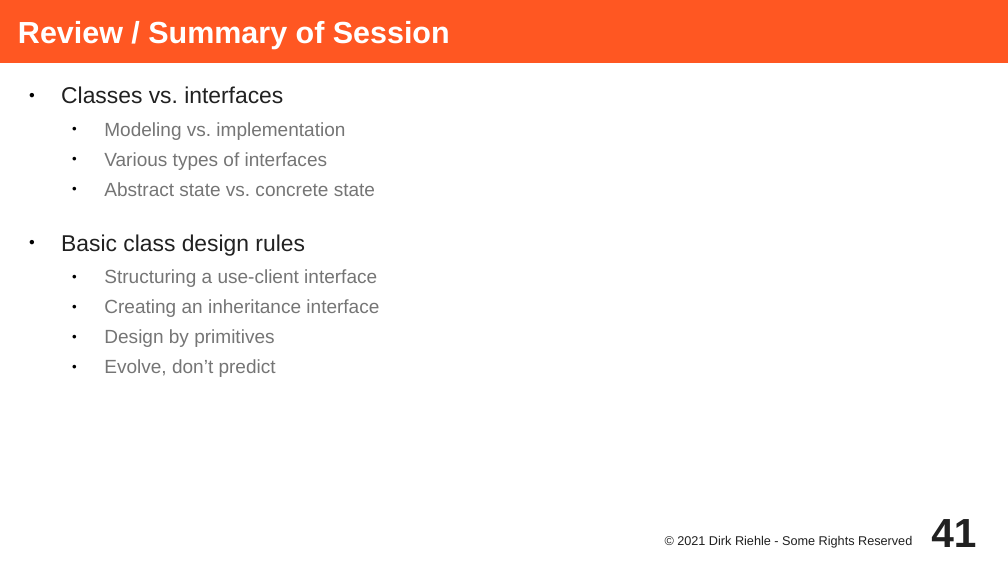
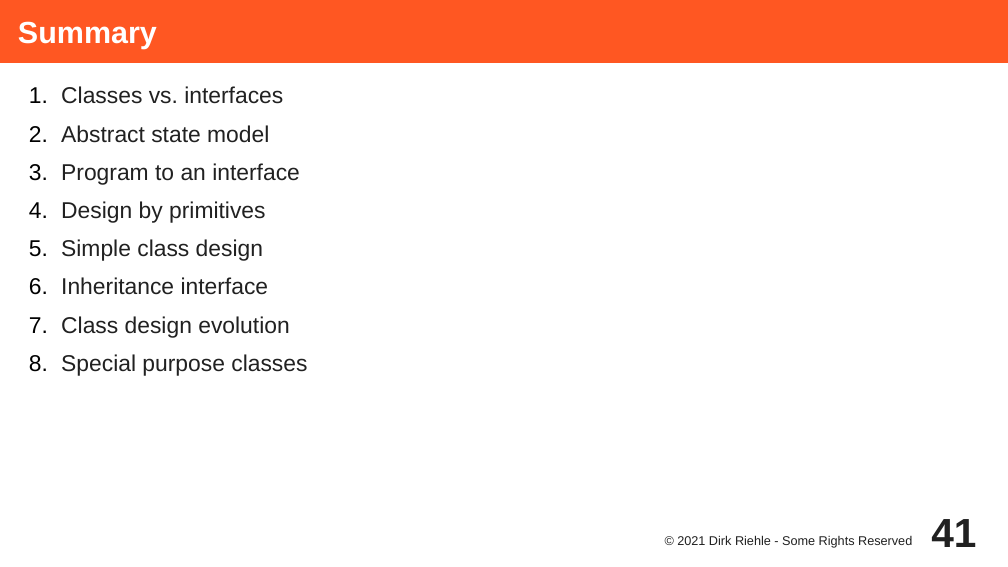
Before and after one commit to dirkriehle/adap-course, a slide deck: slide 41 of Lecture Slides/ADAP C02 - Class and Interface Design.odp. Drawn at 1008x567 pixels with LibreOffice and Linux fonts; fonts in the diff are those of the drawing. Boxes give left, top, right and bottom in pixels: in the first picture for what was removed or moved away, otherwise in the second. Text is boxed around its words. In the diff, an @@ line names an element or a change of style, - is before the commit and + after.

```diff
--- a/Lecture Slides/ADAP C02 - Class and Interface Design.odp
+++ b/Lecture Slides/ADAP C02 - Class and Interface Design.odp
@@ title at (x1=18, y1=21, x2=157, y2=49): text changed @@
-Review / Summary of Session
+Summary
@@ text at (x1=61, y1=86, x2=283, y2=223): size 15 to 18 pt, text colour #757575 to #212121 in "Design by primitives"; bullet ● to 1.; list level 2 to 1 in "Design by primitives" @@
@@ text at (x1=61, y1=125, x2=300, y2=185): text changed; size 15 to 18 pt; text colour #757575 to #212121 @@
-  ● Modeling vs. implementation
-  ● Various types of interfaces
-  ● Abstract state vs. concrete state
-● Basic class design rules
-  ● Structuring a use-client interface
-  ● Creating an inheritance interface
+2. Abstract state model
+3. Program to an interface
@@ text at (x1=61, y1=239, x2=307, y2=376): text changed; size 15 to 18 pt; text colour #757575 to #212121 @@
-  ● Evolve, don’t predict
+5. Simple class design
+6. Inheritance interface
+7. Class design evolution
+8. Special purpose classes
```
Also in this commit, not shown: 7 other files.
